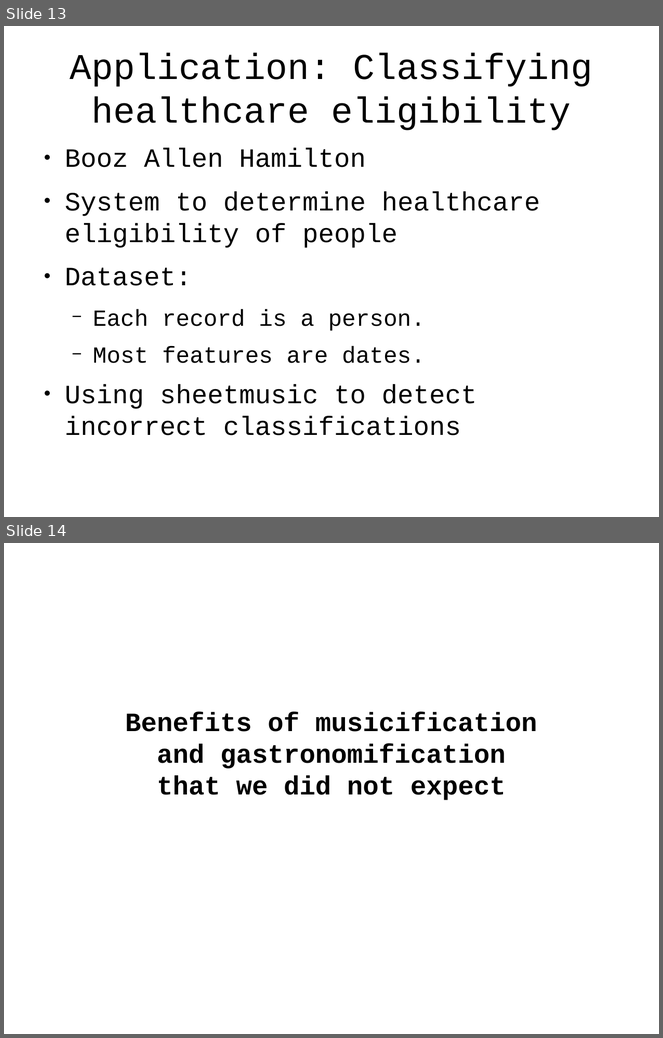
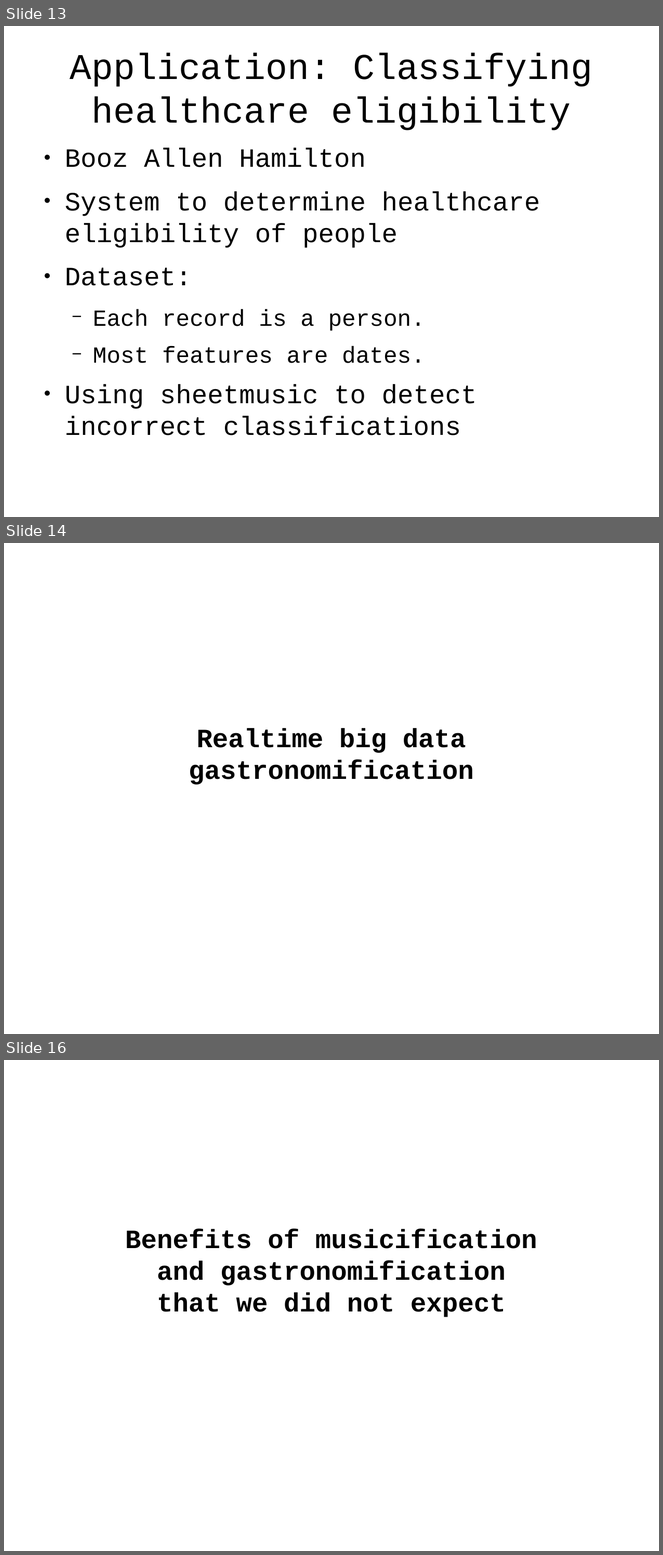
Before and after one commit to tlevine/gastronomification-big-data-talk, a slide deck: big-senses.odp. Shown one above the other, each under a label of ours: slides 13 and 14 before the commit, slides 13, 14 and 16 after it; the slides between them are not shown. The pictures are 663x1038 and 663x1555 pixels, drawn with LibreOffice and Linux fonts; fonts in the diff are those of the drawing; background and template pictures are left out. Boxes give left, top, right and bottom in pixels: in the first picture for what was removed or moved away, otherwise in the second. Text is boxed around its words. In the diff, an @@ line names an element or a change of style, - is before the commit and + after.

```diff
--- a/big-senses.odp
+++ b/big-senses.odp
@@ slide 14 added at [4, 543, 659, 1034], background #FFFFFF @@
@@ subtitle added at [189, 728, 474, 785], 32 pt, text #000000, bold @@
+Realtime big data
+gastronomification
@@ what was slide 14 is now slide 16 @@
```
Also in this commit, not shown: 4 slides changed, 1 other slide added.
